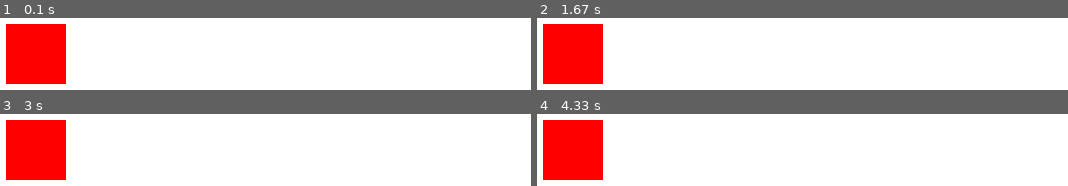
Above: before the commit, frames 1-4 (two rows, left to right).
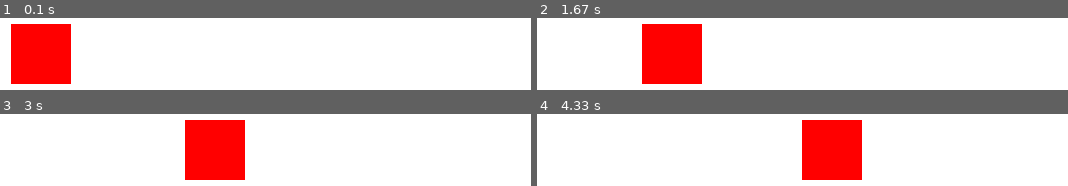
Above: after the commit, the same moments.

Repository: acechler/pyspace
Game: pygame game, started from main.py
The game is run twice, just before and just after one commit, with the same random seed, the same clock (stepped at 60 frames per second) and the same inputs.
Inputs:
- Up to frame 1 (0.1 s): no input
- Up to frame 2 (1.67 s): no input
- Up to frame 3 (3 s): no input
- Up to frame 4 (4.33 s): no input

The runs differ from the first frame. In frame 1, 1.6% of the frame differs, in the area x 1-14%, y 8-92%; in frame 2, 19%, in the area x 1-32%, y 8-92%; in frame 3, 19%; in frame 4, 19%.

Commit message:
Using modulo to keep shape on screen when moving.

Diff:
--- a/pygame_stuff/pygame_driver.py
+++ b/pygame_stuff/pygame_driver.py
@@ -6,6 +6,9 @@
 
     @staticmethod
     def run():
+
+        x = 25
+
         # Initialize pygame
         pygame.init()
 
@@ -24,10 +27,10 @@
                     running = False
 
             # Game logic
-
+            x = (x + 1) % screen_width
             # Drawing on the screen
             screen.fill((255, 255, 255))  # Fill the screen with white color
-            pygame.draw.rect(screen, (255, 0, 0), pygame.Rect(30, 30, 60, 60))
+            pygame.draw.rect(screen, (255, 0, 0), pygame.Rect(x, 30, 60, 60))
 
             # Update the display
             pygame.display.flip()
